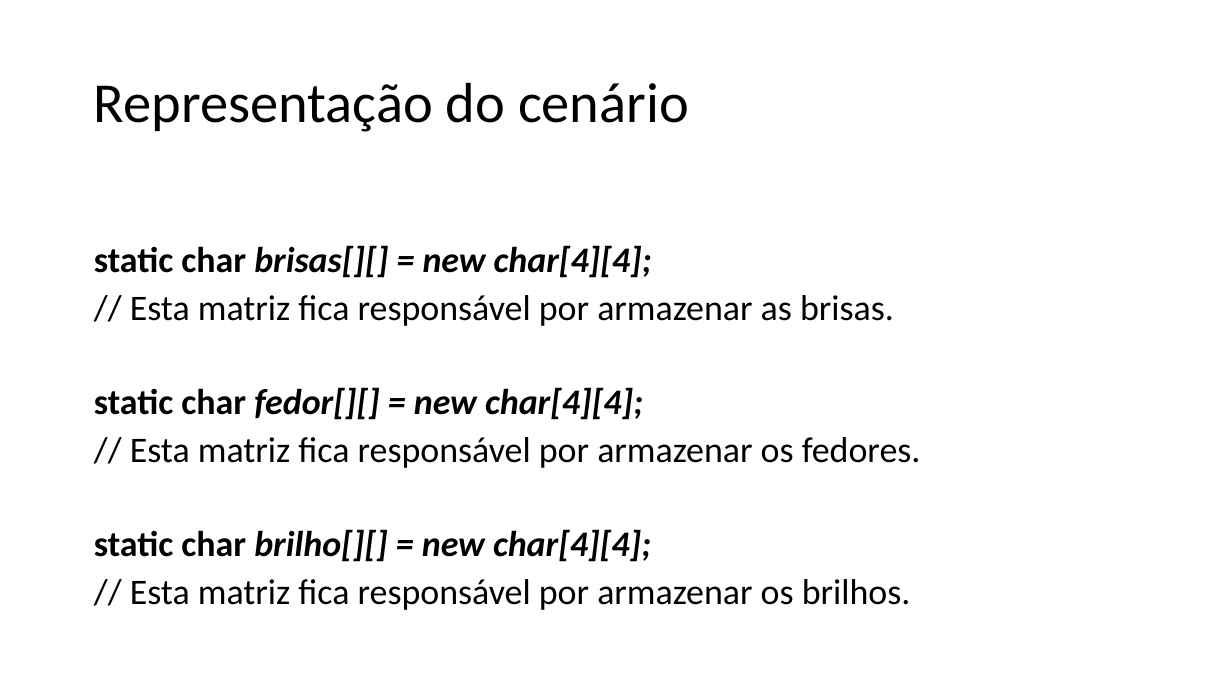
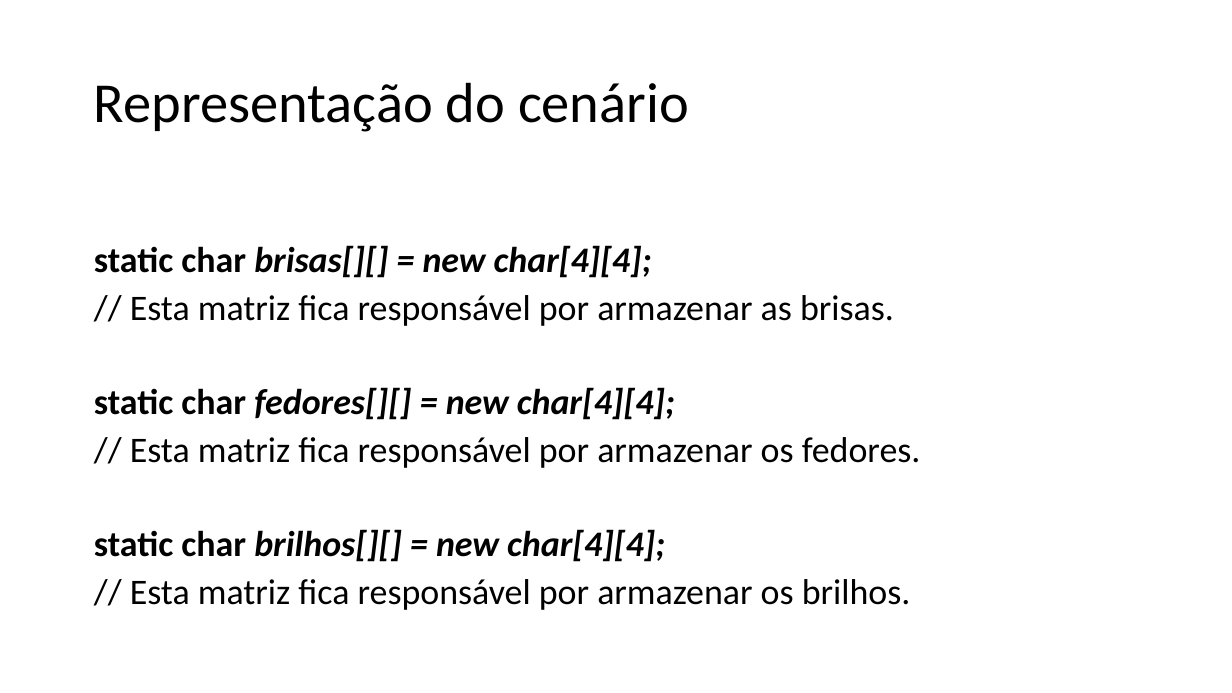
Before and after one commit to rodrigocarlos2/AgenteInteligente, a slide deck: slide 5 of Mundo do Wumpus.pptx (slide 6 before the commit). Drawn at 1232x693 pixels with LibreOffice and Linux fonts; fonts in the diff are those of the drawing. Boxes give left, top, right and bottom in pixels: in the first picture for what was removed or moved away, otherwise in the second. Text is boxed around its words. In the diff, an @@ line names an element or a change of style, - is before the commit and + after.

```diff
--- a/Mundo do Wumpus.pptx
+++ b/Mundo do Wumpus.pptx
@@ text at (94,387,675,420): text changed @@
-static char fedor[][] = new char[4][4];
+static char fedores[][] = new char[4][4];
@@ text at (94,529,665,562): text changed @@
-static char brilho[][] = new char[4][4];
+static char brilhos[][] = new char[4][4];
```
Also in this commit, not shown: 2 other slides changed, 1 slide removed, 1 other file.
